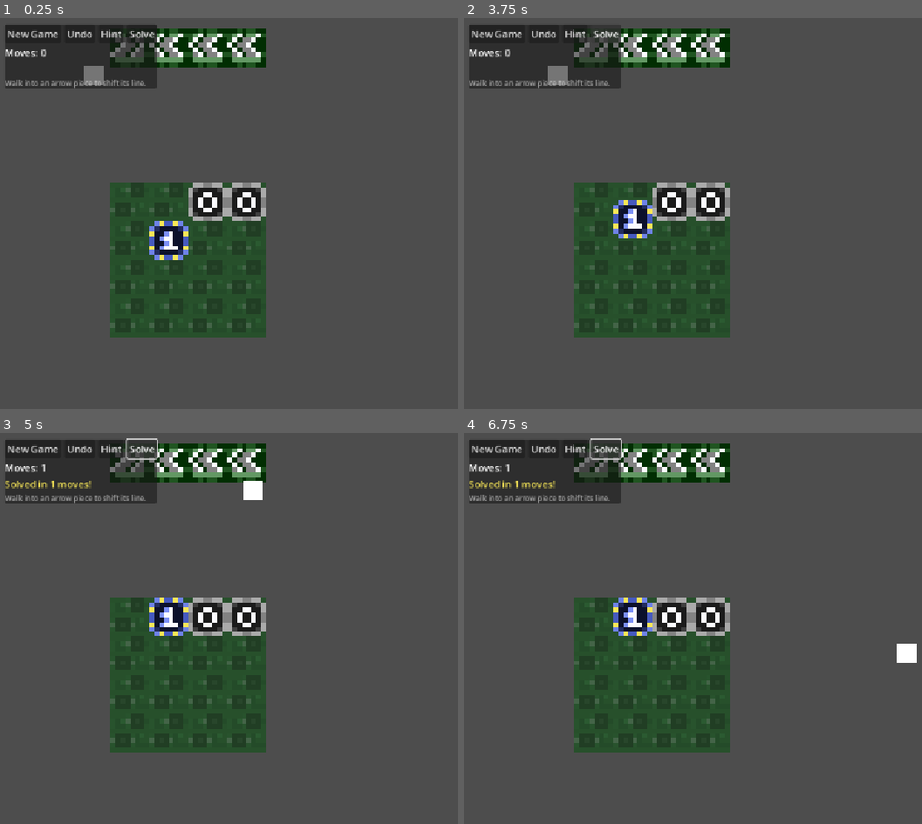
Above: before the commit, frames 1-4 (two rows, left to right).
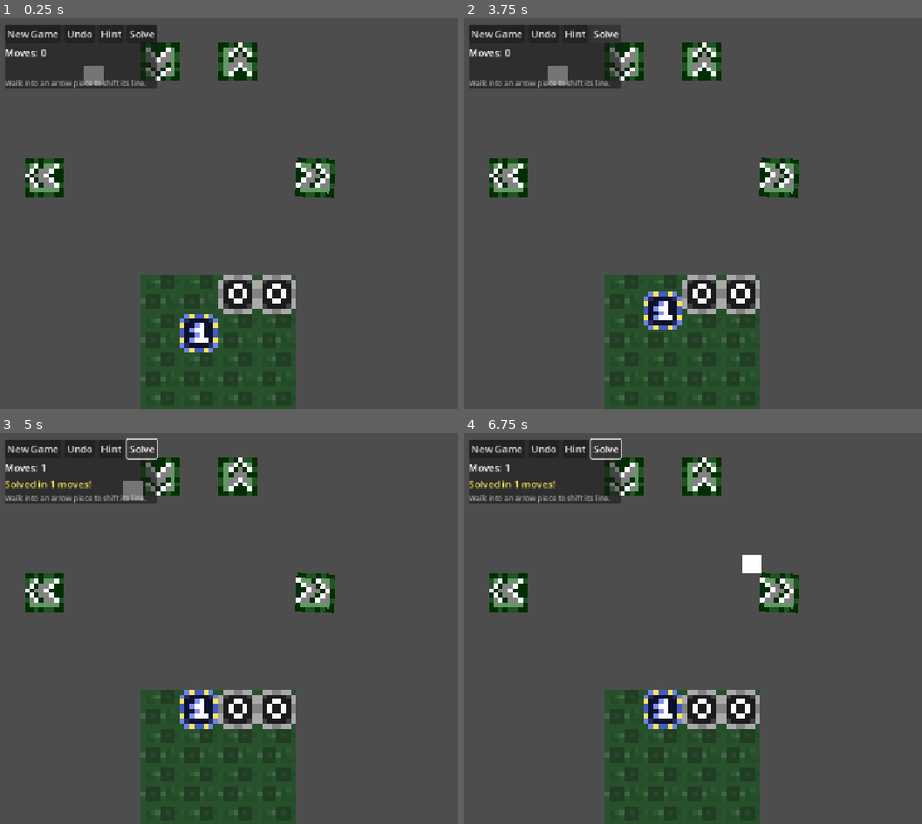
Above: after the commit, the same moments.

Repository: MukkiGames-Production/GithubGameJam2026
Game: Godot game, scene res://Matrix_Puzzle.tscn
The game is run twice, just before and just after one commit, with the same random seed, the same clock (stepped at 60 frames per second) and the same inputs. This scene is started directly instead of the project's main scene.
Inputs:
- Up to frame 1 (0.25 s): no input
- Up to frame 2 (3.75 s): click "New Game" at 0.5 s; click "New Game" at 1.25 s; click "Undo" at 2 s; click "Hint" at 2.75 s; click "Solve" at 3.5 s
- Up to frame 3 (5 s): hold D (ui_right) from 4.28 s (still down)
- Up to frame 4 (6.75 s): release D (ui_right) at 5.03 s; hold S (ui_down) 5.03-5.78 s; hold D (ui_right) 5.78-6.53 s; hold W (ui_up) from 6.53 s (still down)

The runs differ from the first frame. In frame 1, 22% of the frame differs, in the area x 5-74%, y 2-100%; in frame 2, 22%; in frame 3, 23%; in frame 4, 23%, in the area x 5-99%, y 2-100%.

Commit message:
shifting puzzle

Diff:
--- a/shifting-babaisyou-2/MatrixPuzzle.gd
+++ b/shifting-babaisyou-2/MatrixPuzzle.gd
@@ -44,7 +44,8 @@
 
 
 ## Collects the sprite assets authored in the scene. Floors get aligned to the
-## grid; pieces inside the board become the playable tiles.
+## grid; every node in the "PuzzlePiece" group is a spawn template, so a copy
+## of it is spawned onto the board and the template itself stays hidden.
 func _adopt_scene_sprites() -> void:
 	tiles.clear()
 	_start_cells.clear()
@@ -55,13 +56,25 @@
 		if sprite.has_meta("floor"):
 			sprite.scale = Vector2.ONE * (cell_size / SHEET_CELL)
 			sprite.position = cell_center(sprite.get_meta("cell"))
-		elif sprite.has_meta("symbol"):
-			var cell := _cell_of(sprite)
-			if cell.x < 0 or cell.x >= N or cell.y < 0 or cell.y >= N:
-				continue  # spares or decorations outside the board are left alone
-			sprite.scale = Vector2.ONE * (cell_size / SHEET_CELL)
-			tiles.append(sprite)
-			_start_cells[sprite] = cell
+		elif sprite.is_in_group("PuzzlePiece"):
+			_spawn_piece(sprite)
+
+
+## Spawns a board copy of a piece template at the cell the template sits on.
+func _spawn_piece(prototype: Sprite2D) -> void:
+	var cell := _cell_of(prototype)
+	prototype.visible = false  # the authored node is only the spawn template
+	if cell.x < 0 or cell.x >= N or cell.y < 0 or cell.y >= N:
+		return  # templates parked outside the board are not part of the puzzle
+	var tile := prototype.duplicate() as Sprite2D
+	tile.remove_from_group("PuzzlePiece")
+	tile.name = prototype.name + "_tile"
+	tile.scale = Vector2.ONE * (cell_size / SHEET_CELL)
+	tile.position = cell_center(cell)
+	tile.visible = true
+	add_child(tile)
+	tiles.append(tile)
+	_start_cells[tile] = cell
 
 
 func _draw() -> void:
--- a/shifting-babaisyou-2/Matrix_Puzzle.tscn
+++ b/shifting-babaisyou-2/Matrix_Puzzle.tscn
@@ -567,22 +567,22 @@
 atlas = ExtResource("3_slbmu")
 region = Rect2(8, 0, 8, 8)
 
+[sub_resource type="AtlasTexture" id="AtlasTexture_gltr7"]
+atlas = ExtResource("3_slbmu")
+region = Rect2(16, 8, 8, 8)
+
+[sub_resource type="AtlasTexture" id="AtlasTexture_r750h"]
+atlas = SubResource("AtlasTexture_gltr7")
+
+[sub_resource type="RectangleShape2D" id="RectangleShape2D_shift"]
+size = Vector2(7.5, 8.5625)
+
 [sub_resource type="AtlasTexture" id="AtlasTexture_144fo"]
 atlas = ExtResource("3_slbmu")
 region = Rect2(0, 8, 8, 8)
 
 [sub_resource type="AtlasTexture" id="AtlasTexture_7uwkc"]
 atlas = SubResource("AtlasTexture_144fo")
-
-[sub_resource type="RectangleShape2D" id="RectangleShape2D_shift"]
-size = Vector2(7.5, 8.5625)
-
-[sub_resource type="AtlasTexture" id="AtlasTexture_gltr7"]
-atlas = ExtResource("3_slbmu")
-region = Rect2(16, 8, 8, 8)
-
-[sub_resource type="AtlasTexture" id="AtlasTexture_r750h"]
-atlas = SubResource("AtlasTexture_gltr7")
 
 [node name="Node2D" type="Node2D" unique_id=954893667]
 
@@ -592,7 +592,7 @@
 tile_set = SubResource("TileSet_3togr")
 
 [node name="Matrix" type="Node2D" parent="." unique_id=1740770337]
-position = Vector2(-5, 82)
+position = Vector2(45, 234)
 script = ExtResource("4_mpz1")
 
 [node name="BoardCollision" type="StaticBody2D" parent="Matrix" unique_id=920000001]
@@ -787,35 +787,37 @@
 texture = SubResource("AtlasTexture_one")
 metadata/symbol = "1"
 
-[node name="ShiftRightPiece" type="Sprite2D" parent="." unique_id=398294785 groups=["shiftPiece"]]
-texture_filter = 1
-position = Vector2(203, 34)
-scale = Vector2(8, 8)
-texture = SubResource("AtlasTexture_7uwkc")
-script = ExtResource("6_shft")
-
-[node name="Body" type="StaticBody2D" parent="ShiftRightPiece" unique_id=940000001]
-
-[node name="CollisionShape2D" type="CollisionShape2D" parent="ShiftRightPiece/Body" unique_id=940000002]
-position = Vector2(-0.125, 0)
-shape = SubResource("RectangleShape2D_shift")
-
-[node name="ShiftRightPiece2" type="Sprite2D" parent="." unique_id=1971598117 groups=["shiftPiece"]]
-texture_filter = 1
-position = Vector2(267, 34)
+[node name="ShiftUpPiece" type="Sprite2D" parent="." unique_id=398294785 groups=["shiftPiece"]]
+texture_filter = 1
+position = Vector2(288, 96)
+rotation = -1.5707964
 scale = Vector2(8, 8)
 texture = SubResource("AtlasTexture_r750h")
 script = ExtResource("6_shft")
-
-[node name="Body" type="StaticBody2D" parent="ShiftRightPiece2" unique_id=940000011]
-
-[node name="CollisionShape2D" type="CollisionShape2D" parent="ShiftRightPiece2/Body" unique_id=940000012]
-position = Vector2(-0.25, 0)
+direction = Vector2i(0, -1)
+
+[node name="Body" type="StaticBody2D" parent="ShiftUpPiece" unique_id=940000001]
+
+[node name="CollisionShape2D" type="CollisionShape2D" parent="ShiftUpPiece/Body" unique_id=940000002]
 shape = SubResource("RectangleShape2D_shift")
 
+[node name="ShiftDownPiece" type="Sprite2D" parent="." unique_id=1971598117 groups=["shiftPiece"]]
+texture_filter = 1
+position = Vector2(413, 91)
+rotation = 1.5707964
+scale = Vector2(8, 8)
+texture = SubResource("AtlasTexture_r750h")
+script = ExtResource("6_shft")
+direction = Vector2i(0, 1)
+
+[node name="Body" type="StaticBody2D" parent="ShiftDownPiece" unique_id=940000011]
+
+[node name="CollisionShape2D" type="CollisionShape2D" parent="ShiftDownPiece/Body" unique_id=940000012]
+shape = SubResource("RectangleShape2D_shift")
+
 [node name="ShiftLeftPiece" type="Sprite2D" parent="." unique_id=1589248969 groups=["shiftPiece"]]
 texture_filter = 1
-position = Vector2(331, 34)
+position = Vector2(96, 288)
 scale = Vector2(8, 8)
 texture = SubResource("AtlasTexture_r750h")
 script = ExtResource("6_shft")
@@ -824,21 +826,19 @@
 [node name="Body" type="StaticBody2D" parent="ShiftLeftPiece" unique_id=940000021]
 
 [node name="CollisionShape2D" type="CollisionShape2D" parent="ShiftLeftPiece/Body" unique_id=940000022]
-position = Vector2(-0.375, 0)
 shape = SubResource("RectangleShape2D_shift")
 
-[node name="ShiftLeftPiece2" type="Sprite2D" parent="." unique_id=623426855 groups=["shiftPiece"]]
-texture_filter = 1
-position = Vector2(395, 34)
-scale = Vector2(8, 8)
-texture = SubResource("AtlasTexture_r750h")
+[node name="ShiftRightPiece" type="Sprite2D" parent="." unique_id=623426855 groups=["shiftPiece"]]
+texture_filter = 1
+position = Vector2(537.00006, 289.00003)
+rotation = 0.0436692
+scale = Vector2(8, 8)
+texture = SubResource("AtlasTexture_7uwkc")
 script = ExtResource("6_shft")
-direction = Vector2i(-1, 0)
-
-[node name="Body" type="StaticBody2D" parent="ShiftLeftPiece2" unique_id=940000031]
-
-[node name="CollisionShape2D" type="CollisionShape2D" parent="ShiftLeftPiece2/Body" unique_id=940000032]
-position = Vector2(-0.5, -0.125)
+
+[node name="Body" type="StaticBody2D" parent="ShiftRightPiece" unique_id=940000031]
+
+[node name="CollisionShape2D" type="CollisionShape2D" parent="ShiftRightPiece/Body" unique_id=940000032]
 shape = SubResource("RectangleShape2D_shift")
 
 [node name="Player" parent="." unique_id=1575326642 instance=ExtResource("6_r750h")]
--- a/shifting-babaisyou-2/tests/test_matrix_board.gd
+++ b/shifting-babaisyou-2/tests/test_matrix_board.gd
@@ -65,7 +65,12 @@
 		return
 
 	_check(board.tiles.size() == _pieces(board.state), "one sprite per piece")
-	_check(board.tiles[0].name.begins_with("Piece_"), "board reuses the pieces placed in the scene")
+	_check(board.tiles[0].name.ends_with("_tile"), "board spawns a copy of each scene piece")
+	var templates_hidden := true
+	for child in scene.get_node("Matrix").get_children():
+		if child is Sprite2D and child.is_in_group("PuzzlePiece") and child.visible:
+			templates_hidden = false
+	_check(templates_hidden, "piece templates are hidden after spawning")
 	_check(_count_floor(scene.get_node("Matrix")) == 16, "exactly the 16 scene floor tiles")
 	_check(board.moves_made == 0, "new game starts at 0 moves")
 
@@ -80,7 +85,9 @@
 	_check(body != null, "player node resolved")
 	if body == null:
 		return
-	_check(body.position == Vector2(32, 32), "player snapped onto the 64 px grid")
+	var grid_offset: Vector2 = body.position - Vector2(32, 32)
+	var on_grid := is_zero_approx(fmod(grid_offset.x, 64.0)) and is_zero_approx(fmod(grid_offset.y, 64.0))
+	_check(on_grid, "player snapped onto the 64 px grid")
 	_check(board.cell_size == 64.0, "board cells match the player grid")
 	_check(scene.get_node_or_null("Matrix/BoardCollision") != null, "board has a collision body")
 
@@ -101,7 +108,7 @@
 	# Shifting is done through the arrow pieces, in their own direction.
 	_check(not board.has_method("push_from_player"), "board ignores direct bumps")
 	var piece = null
-	for node_name in ["ShiftRightPiece", "ShiftRightPiece2", "ShiftLeftPiece", "ShiftLeftPiece2"]:
+	for node_name in ["ShiftUpPiece", "ShiftDownPiece", "ShiftLeftPiece", "ShiftRightPiece"]:
 		piece = scene.get_node_or_null(node_name)
 		if piece != null:
 			break
